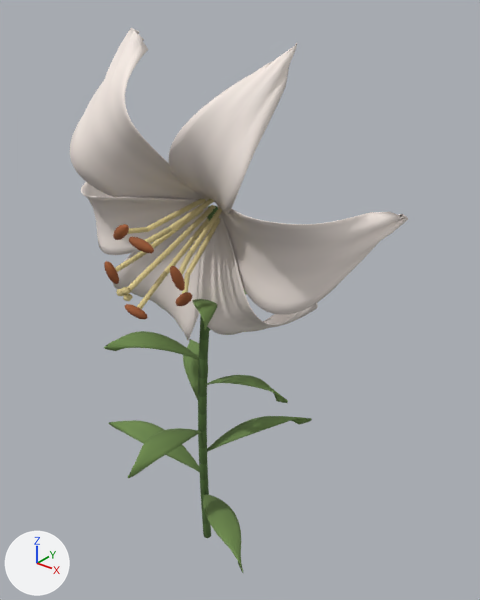
Before and after pictures for a commit that changed the glTF model www/models/flowers/true-lily-rare-v2.glb.
Camera for both pictures: a 50 mm lens placed at (1.55, -1.7, 2.31), pointed at (0.13, 0.08, 1.21). The axes (+X, +Y, +Z) are drawn at lower left. The lights are the same throughout. The older version comes first. Vertices at exactly the same position are counted once.

In view in the first picture: 'true-lily-rare-v2-center', 'true-lily-rare-v2-leaf', 'true-lily-rare-v2-petal', 'true-lily-rare-v2-pollen', 'true-lily-rare-v2-stem'.
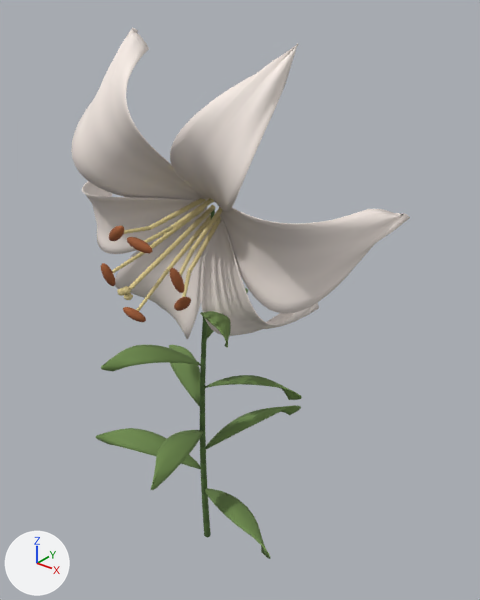
Where the change shows, as pixel boxes [x1, y1, x2, y2] in the pictures (480 x 600 px; the box of a moved part takes in the faces that stretch with it):
'true-lily-rare-v2-petal', reshaped: before [70, 28, 408, 340]; after [71, 27, 410, 339]
'true-lily-rare-v2-leaf', reshaped: before [104, 288, 312, 573]; after [96, 288, 302, 559]
'true-lily-rare-v2-pollen', reshaped: before [104, 224, 192, 320]; after [101, 226, 191, 322]
part 2 of me_true_lily_rare_v2_leaf, rebuilt (66% wider, 10% shorter): before [203, 494, 243, 573]; after [204, 488, 271, 559]
part 3 of me_true_lily_rare_v2_leaf, rebuilt: before [183, 339, 208, 400]; after [169, 345, 200, 407]
part 4 of me_true_lily_rare_v2_leaf, rebuilt (23% wider, 16% taller): before [192, 299, 217, 330]; after [200, 311, 231, 347]
part 5 of me_true_lily_rare_v2_leaf, rebuilt (30% narrower, 20% taller): before [127, 428, 202, 478]; after [151, 430, 203, 490]
part 6 of me_true_lily_rare_v2_leaf, rebuilt (not visible before): after [207, 288, 248, 339]
part 7 of me_true_lily_rare_v2_leaf, rebuilt (9% narrower, 22% taller): before [207, 416, 312, 452]; after [206, 405, 301, 449]
part 8 of me_true_lily_rare_v2_leaf, rebuilt (10% shorter): before [104, 331, 199, 360]; after [101, 345, 201, 371]
part 9 of me_true_lily_rare_v2_leaf, rebuilt (16% wider, 19% shorter): before [109, 420, 199, 472]; after [96, 428, 201, 470]
part 10 of me_true_lily_rare_v2_leaf, rebuilt (18% wider, 10% shorter): before [205, 375, 288, 403]; after [204, 375, 302, 400]
part 11 of me_true_lily_rare_v2_pollen, moved or reshaped: before [104, 261, 119, 284]; after [101, 263, 115, 286]
part 12 of me_true_lily_rare_v2_pollen, moved or reshaped: before [125, 304, 148, 320]; after [123, 307, 146, 322]
part 13 of me_true_lily_rare_v2_pollen, moved or reshaped: before [176, 292, 192, 306]; after [174, 297, 191, 311]
part 14 of me_true_lily_rare_v2_pollen, moved or reshaped: before [113, 224, 129, 240]; after [109, 226, 124, 241]

Edits to the bpy script that builds the scene:
```text
Change me_true_lily_rare_v2_petal:
    remove me_true_lily_rare_v2_petal.from_pydata(...)  # 3300 vertices, 6576 faces; spans x -0.535..0.681, y -0.351..0.351, z 1.071..2.159
    add me_true_lily_rare_v2_petal.from_pydata(...)  # 3300 vertices, 6576 faces; spans x -0.542..0.686, y -0.346..0.352, z 1.067..2.16
    me_true_lily_rare_v2_petal part 1: 3300 of 3300 vertices moved; they spanned x -0.535..0.681, y -0.351..0.351, z 1.071..2.159 and now span x -0.542..0.686, y -0.346..0.352, z 1.067..2.16; mean shift (0.0, 0.003, 0.001)
Change me_true_lily_rare_v2_leaf:
    remove me_true_lily_rare_v2_leaf.from_pydata(...)  # 2754 vertices, 5472 faces; spans x -0.502..0.455, y -0.48..0.368, z 0.253..1.311
    add me_true_lily_rare_v2_leaf.from_pydata(...)  # 2430 vertices, 4824 faces; spans x -0.465..0.499, y -0.463..0.421, z 0.284..1.262
    me_true_lily_rare_v2_leaf part 2: the loose piece of 306 vertices spanning x 0.0..0.455, y -0.309..-0.01, z 0.253..0.385 is rebuilt with 270 vertices and now spans x 0.001..0.499, y -0.202..-0.01, z 0.284..0.405
    me_true_lily_rare_v2_leaf part 3: the loose piece of 306 vertices spanning x -0.313..0.016, y -0.026..0.26, z 0.716..0.848 is rebuilt with 270 vertices and now spans x -0.374..0.016, y -0.027..0.186, z 0.715..0.833
    me_true_lily_rare_v2_leaf part 4: the loose piece of 306 vertices spanning x 0.038..0.255, y -0.262..-0.016, z 1.18..1.311 is rebuilt with 270 vertices and now spans x 0.036..0.322, y -0.227..-0.017, z 1.145..1.262
    me_true_lily_rare_v2_leaf part 5: the loose piece of 306 vertices spanning x -0.021..0.089, y -0.48..-0.022, z 0.6..0.732 is rebuilt with 270 vertices and now spans x 0.006..0.16, y -0.463..-0.022, z 0.607..0.726
    me_true_lily_rare_v2_leaf part 6: the loose piece of 306 vertices spanning x -0.008..0.083, y -0.022..0.33, z 1.064..1.195 is rebuilt with 270 vertices and now spans x -0.057..0.05, y -0.023..0.345, z 1.038..1.155
    me_true_lily_rare_v2_leaf part 7: the loose piece of 306 vertices spanning x 0.005..0.301, y -0.022..0.368, z 0.484..0.616 is rebuilt with 270 vertices and now spans x 0.005..0.21, y -0.023..0.421, z 0.5..0.619
    me_true_lily_rare_v2_leaf part 8: the loose piece of 306 vertices spanning x -0.242..0.027, y -0.293..-0.022, z 0.948..1.079 is rebuilt with 270 vertices and now spans x -0.188..0.026, y -0.36..-0.022, z 0.93..1.048
    me_true_lily_rare_v2_leaf part 9: the loose piece of 306 vertices spanning x -0.502..0.005, y -0.123..0.003, z 0.369..0.501 is rebuilt with 270 vertices and now spans x -0.465..0.006, y -0.213..-0.016, z 0.392..0.512
    me_true_lily_rare_v2_leaf part 10: the loose piece of 306 vertices spanning x 0.019..0.425, y -0.067..0.032, z 0.832..0.963 is rebuilt with 270 vertices and now spans x 0.018..0.424, y -0.036..0.089, z 0.823..0.941
Change me_true_lily_rare_v2_pollen:
    remove me_true_lily_rare_v2_pollen.from_pydata(...)  # 378 vertices, 648 faces; spans x -0.03..0.292, y -0.469..-0.3, z 1.319..1.63
    add me_true_lily_rare_v2_pollen.from_pydata(...)  # 378 vertices, 648 faces; spans x -0.034..0.3, y -0.479..-0.314, z 1.311..1.633
    me_true_lily_rare_v2_pollen part 11: the loose piece of 63 vertices spanning x -0.03..0.009, y -0.43..-0.392, z 1.411..1.496 is moved by (-0.004, -0.012, -0.004)
    me_true_lily_rare_v2_pollen part 12: the loose piece of 63 vertices spanning x 0.045..0.128, y -0.423..-0.388, z 1.319..1.363 is moved by (-0.001, -0.007, -0.008)
    me_true_lily_rare_v2_pollen part 13: the loose piece of 63 vertices spanning x 0.18..0.251, y -0.331..-0.3, z 1.358..1.422 is moved by (0.006, -0.014, -0.008)
    me_true_lily_rare_v2_pollen part 14: the loose piece of 63 vertices spanning x -0.003..0.068, y -0.41..-0.379, z 1.565..1.63 is moved by (-0.002, -0.017, 0.0)
    other edits to the shape of me_true_lily_rare_v2_pollen do not show in these pictures
```
